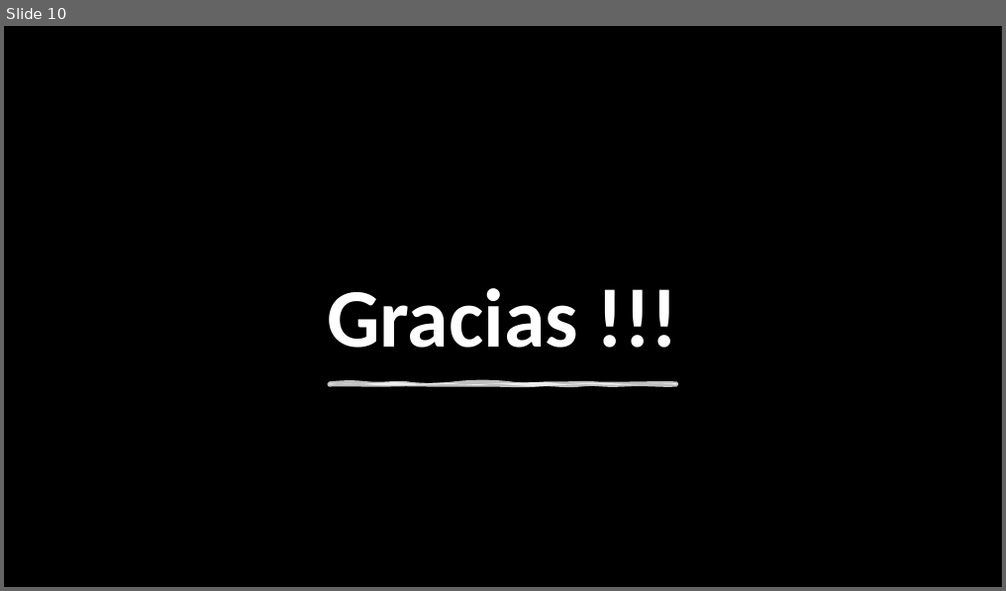
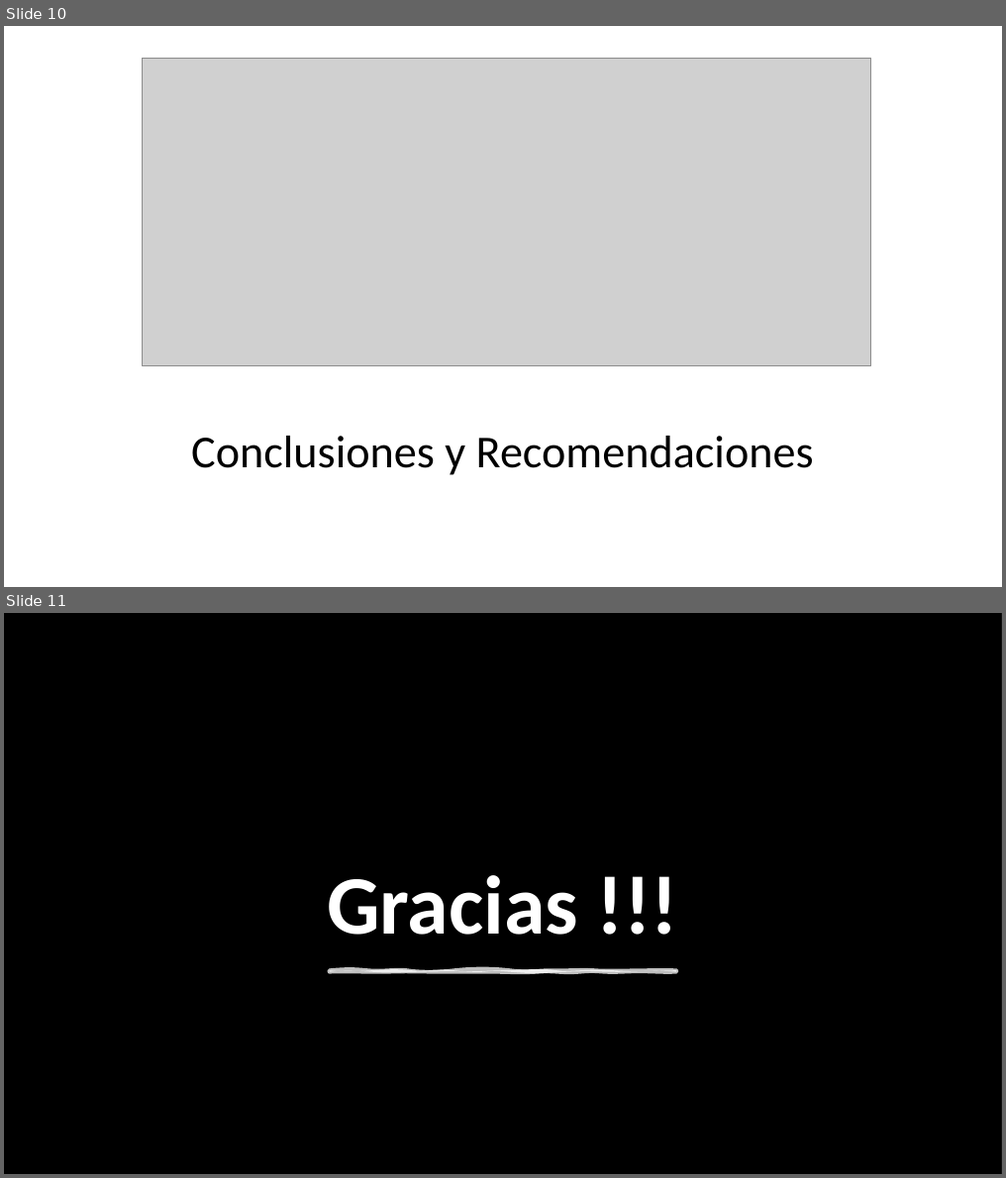
Before and after one commit to Erickhu-11/Proyecto2, a slide deck: Facebook.pptx. Shown one above the other, each under a label of ours: slide 10 before the commit, slides 10 and 11 after it. The pictures are 1006x591 and 1006x1178 pixels, drawn with LibreOffice and Linux fonts; fonts in the diff are those of the drawing; grey boxes stand for pictures; background and template pictures are left out; a plain dark background stands for a picture behind light text. Boxes give left, top, right and bottom in pixels: in the first picture for what was removed or moved away, otherwise in the second. Text is boxed around its words. In the diff, an @@ line names an element or a change of style, - is before the commit and + after.

```diff
--- a/Facebook.pptx
+++ b/Facebook.pptx
@@ slide 10 added at [4,26,1002,587], background #FFFFFF @@
@@ picture added at [143,58,871,366] @@
@@ title added at [191,436,814,475], 44 pt, text #000000 @@
+Conclusiones y Recomendaciones
@@ what was slide 10 is now slide 11 @@
```
Also in this commit, not shown: 2 slides changed.
